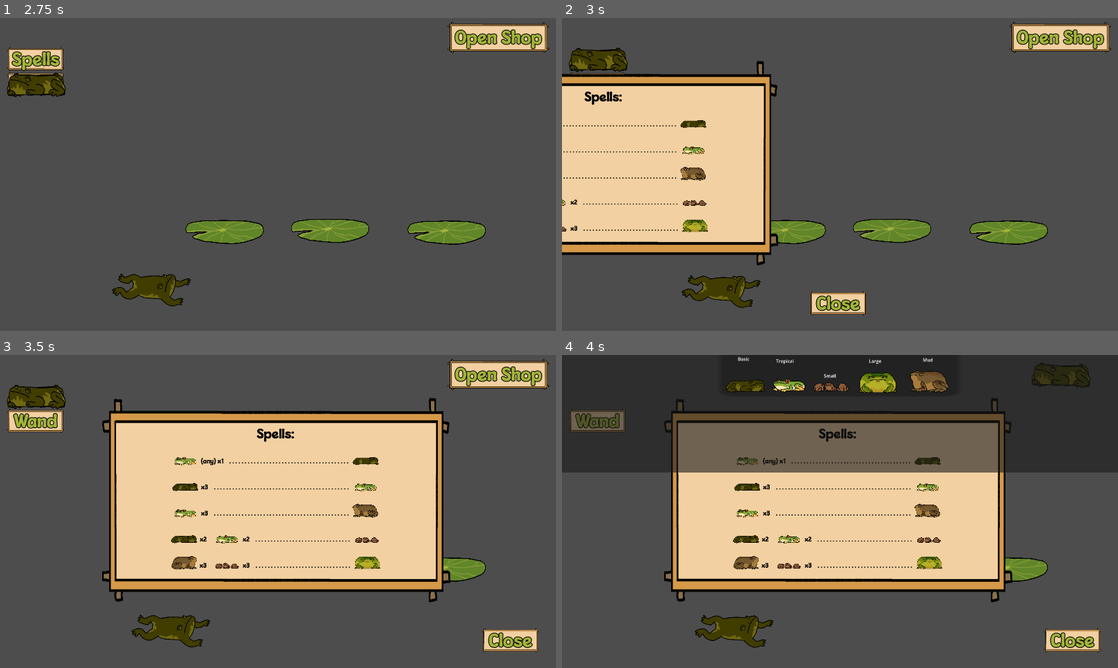
Above: before the commit, frames 1-4 (two rows, left to right).
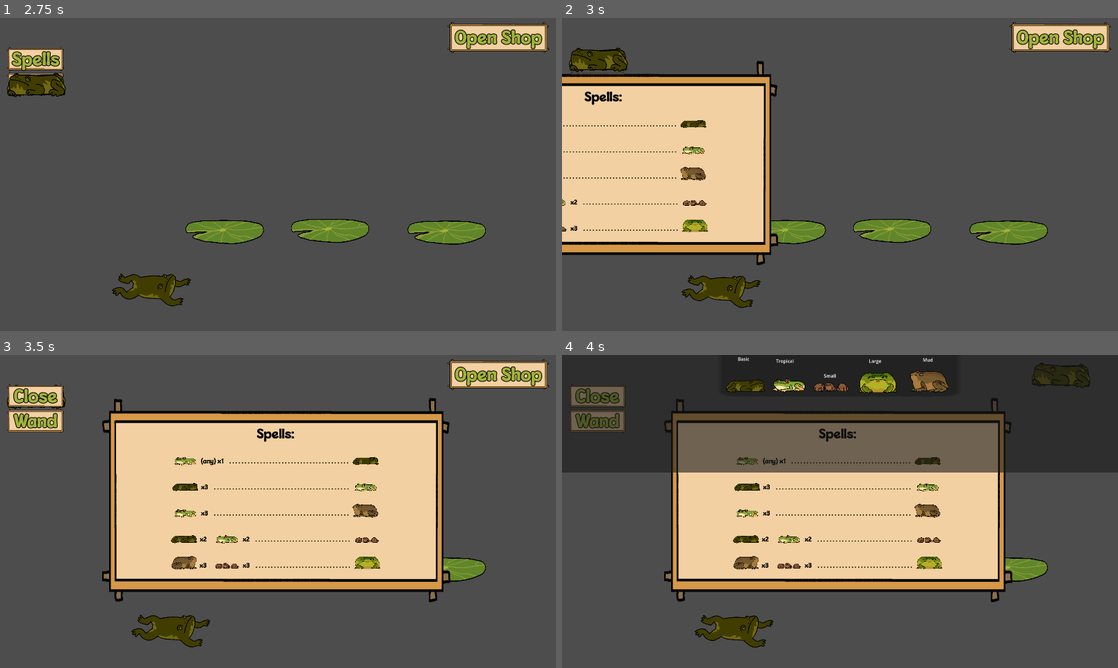
Above: after the commit, the same moments.

Repository: NotTom31/FroggeeToadems
Game: Godot game, scene res://Scenes/Levels/Test/Main-Scene-Tom.tscn
Two runs of this game, one before a commit and one after it. Both use one fixed random seed, a clock stepped at 60 frames per second and the inputs below. This scene is started directly instead of the project's main scene.
Inputs (mouse positions are in pixels of both pictures, inside the frame that each line leads up to):
- Up to frame 1 (2.75 s): drag from (361, 165) to (283, 93) at 0.52 s; drag from (361, 284) to (283, 93) at 1.27 s; click "Wand" at 2 s
- Up to frame 2 (3 s): click "Spells" at 2.75 s
- Up to frame 3 (3.5 s): no input
- Up to frame 4 (4 s): click "Open Shop" at 3.5 s

Frame 1 is identical in both runs. In frame 2, 0.7% of the frame differs, in the area x 44-55%, y 87-96%; in frame 3, 1.3%, in the area x 1-97%, y 9-96%; in frame 4, 1.2%.
Error in both runs: Invalid call. Nonexistent function 'set_wand_cursor' in base 'Window'. (res://Code/Managers/LevelManager.gd:267)

Commit message:
Move close spell button

Diff:
--- a/Scenes/UI/spell_ui.tscn
+++ b/Scenes/UI/spell_ui.tscn
@@ -959,10 +959,10 @@
 
 [node name="CloseButton" parent="Control" instance=ExtResource("2_a30l4")]
 layout_mode = 0
-offset_left = 1677.0
-offset_top = 958.0
-offset_right = 1849.0
-offset_bottom = 1026.0
+offset_left = 37.0
+offset_top = 115.0
+offset_right = 209.0
+offset_bottom = 183.0
 text = "Close"
 
 [node name="Panel" type="Panel" parent="Control"]
